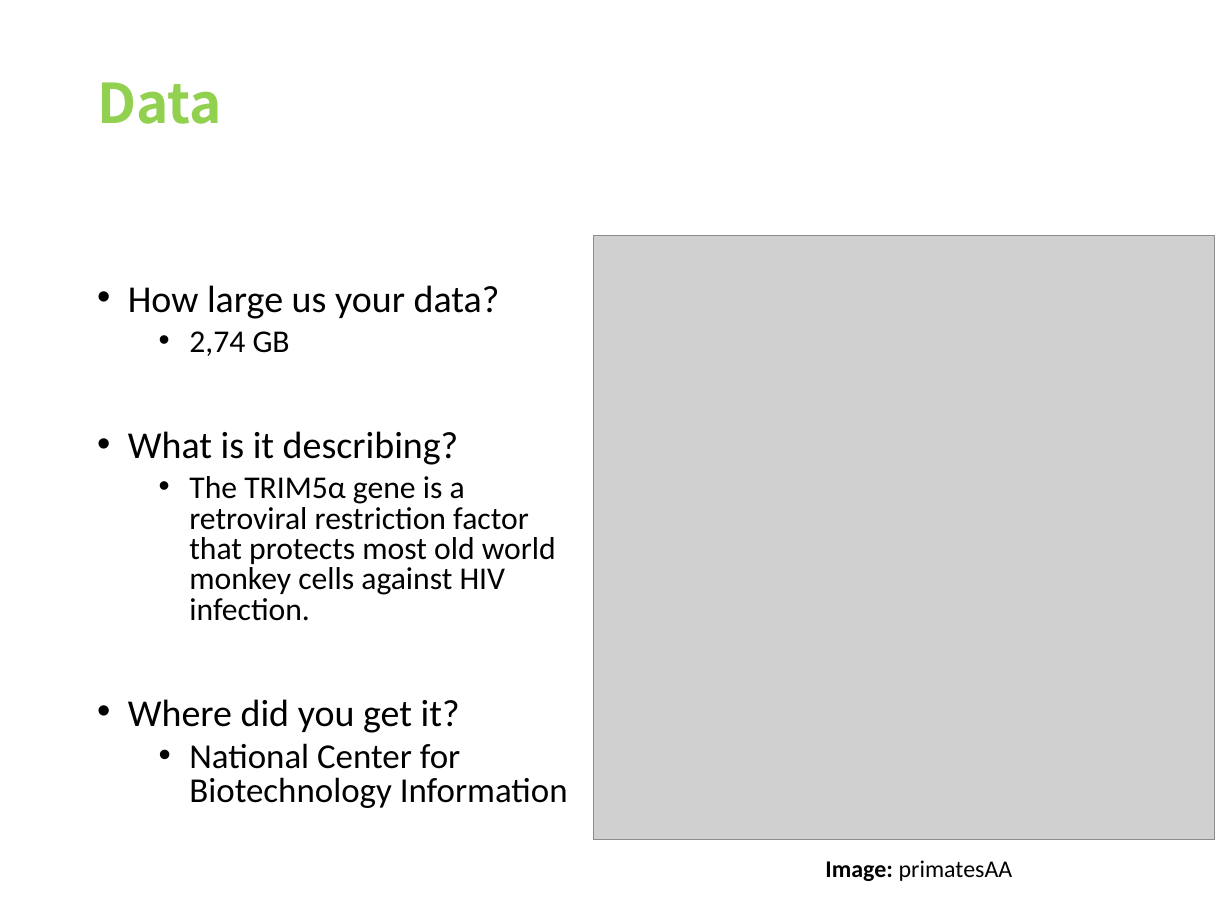
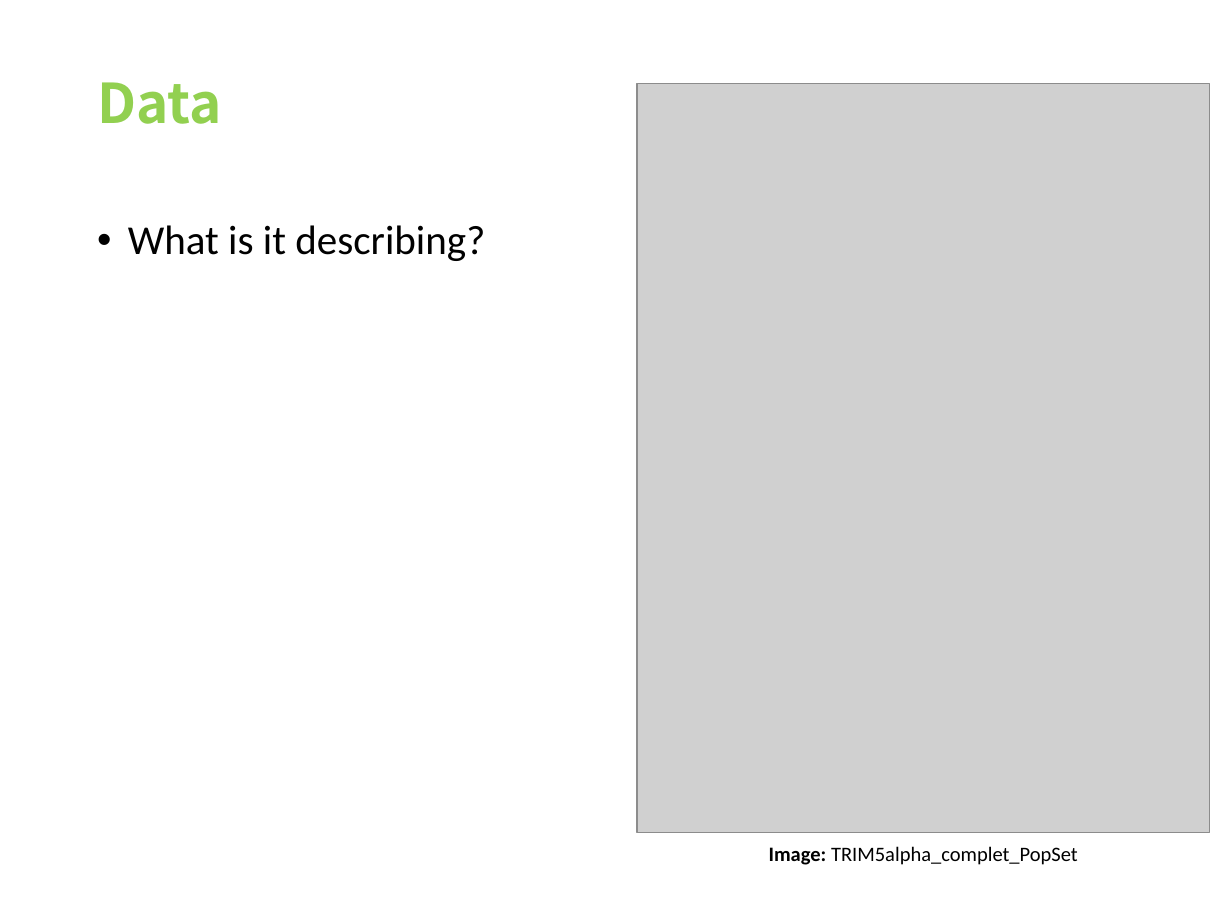
Before and after one commit to viniciusd-avila/phylogenetic-analysis, a slide deck: slide 4 of bioinfoDS-Partial_Project.pptx. Drawn at 1232x924 pixels with LibreOffice and Linux fonts; fonts in the diff are those of the drawing; grey boxes stand for pictures. Boxes give left, top, right and bottom in pixels: in the first picture for what was removed or moved away, otherwise in the second. Text is boxed around its words. In the diff, an @@ line names an element or a change of style, - is before the commit and + after.

```diff
--- a/bioinfoDS-Partial_Project.pptx
+++ b/bioinfoDS-Partial_Project.pptx
@@ picture: place and size @@
-picture at [594, 235, 1215, 840]
+picture at [637, 84, 1210, 833]
@@ text "What is it describing?": place and size @@
-text "What is it describing?" at [128, 285, 568, 808]
+text "What is it describing?" at [128, 225, 485, 261]
@@ text "What is it describing?" at [128, 225, 485, 261]: size 22.2 to 24 pt; line spacing 0.8 to 0.9 @@
@@ text at [128, 285, 500, 356]: paragraphs removed @@
-• How large us your data?
-  • 2,74 GB
@@ text at [128, 476, 568, 808]: paragraphs removed @@
-  • The TRIM5α gene is a retroviral restriction factor that protects most old world monkey cells against HIV infection.
-• Where did you get it?
-  • National Center for Biotechnology Information
@@ text at [769, 846, 1078, 865]: text changed; size 14 to 12 pt @@
-Image: primatesAA
+Image: TRIM5alpha_complet_PopSet
```
Also in this commit, not shown: 2 slides added.
